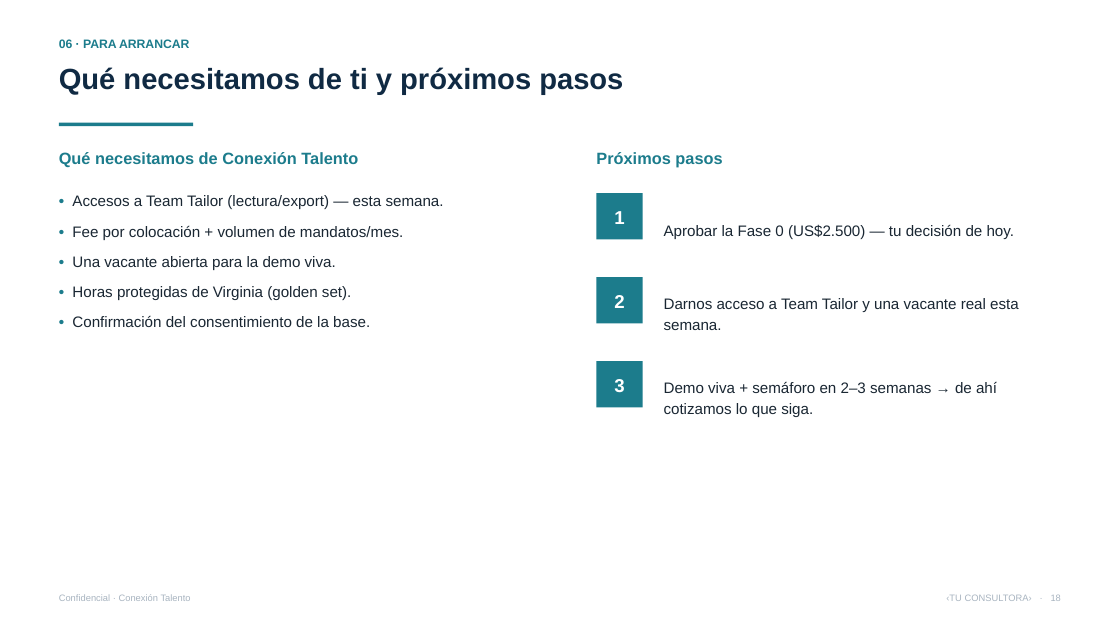
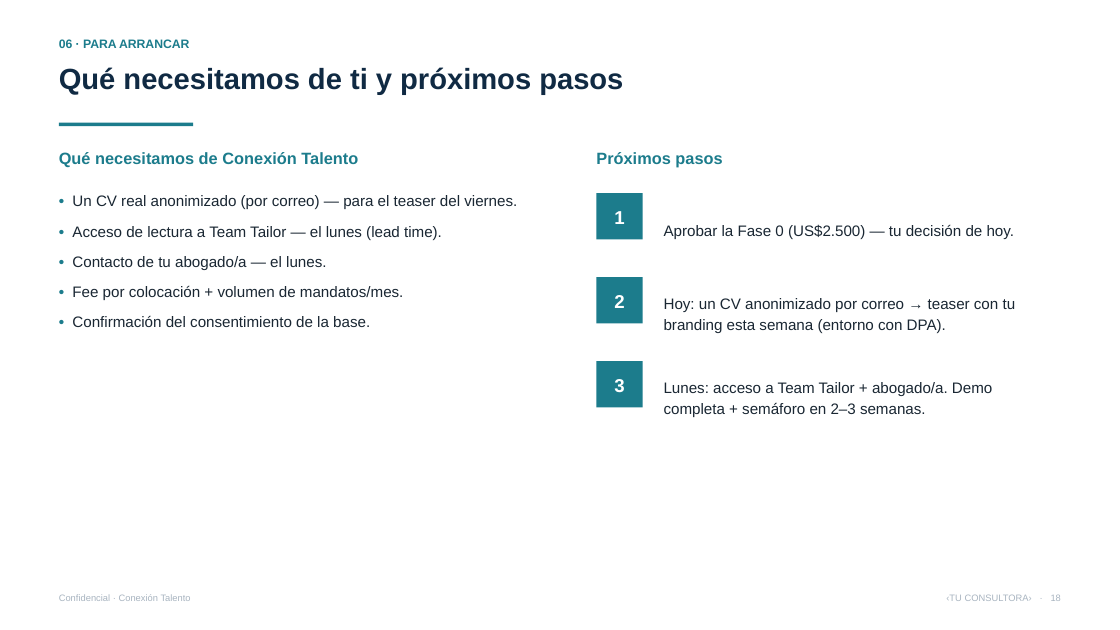
Before and after one commit to vverlaine/conexion-talento-ia, a slide deck: slide 18 of 04-propuesta/Presentacion-Conexion-Talento.pptx. Drawn at 1120x630 pixels with LibreOffice and Linux fonts; fonts in the diff are those of the drawing. Boxes give left, top, right and bottom in pixels: in the first picture for what was removed or moved away, otherwise in the second. Text is boxed around its words. In the diff, an @@ line names an element or a change of style, - is before the commit and + after.

```diff
--- a/04-propuesta/Presentacion-Conexion-Talento.pptx
+++ b/04-propuesta/Presentacion-Conexion-Talento.pptx
@@ text at [72, 195, 517, 270]: text changed @@
-• Accesos a Team Tailor (lectura/export) — esta semana.
+• Un CV real anonimizado (por correo) — para el teaser del viernes.
+• Acceso de lectura a Team Tailor — el lunes (lead time).
+• Contacto de tu abogado/a — el lunes.
@@ text at [72, 256, 351, 300]: paragraphs removed @@
-• Una vacante abierta para la demo viva.
-• Horas protegidas de Virginia (golden set).
@@ text at [664, 298, 1016, 333]: text changed @@
-Darnos acceso a Team Tailor y una vacante real esta semana.
+Hoy: un CV anonimizado por correo → teaser con tu branding esta semana (entorno con DPA).
@@ text at [664, 382, 992, 417]: text changed @@
-Demo viva + semáforo en 2–3 semanas → de ahí cotizamos lo que siga.
+Lunes: acceso a Team Tailor + abogado/a. Demo completa + semáforo en 2–3 semanas.
```
Also in this commit, not shown: 3 other slides changed, 5 other files.
